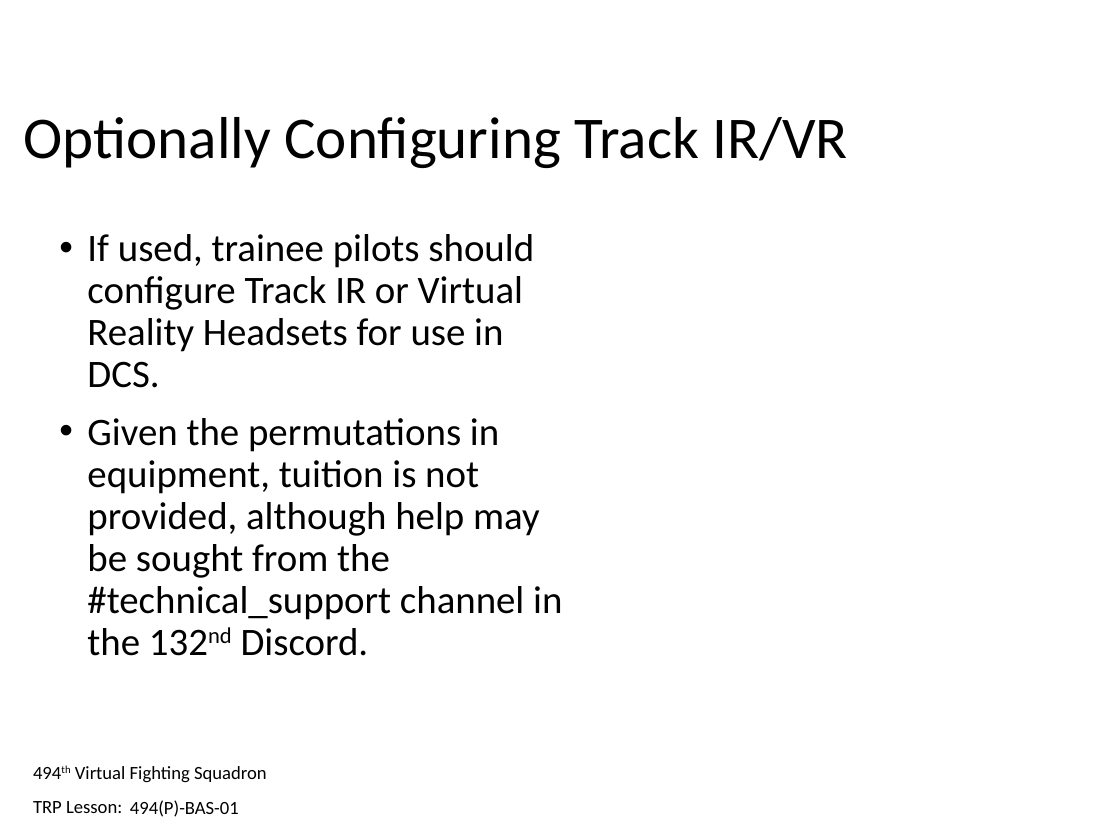
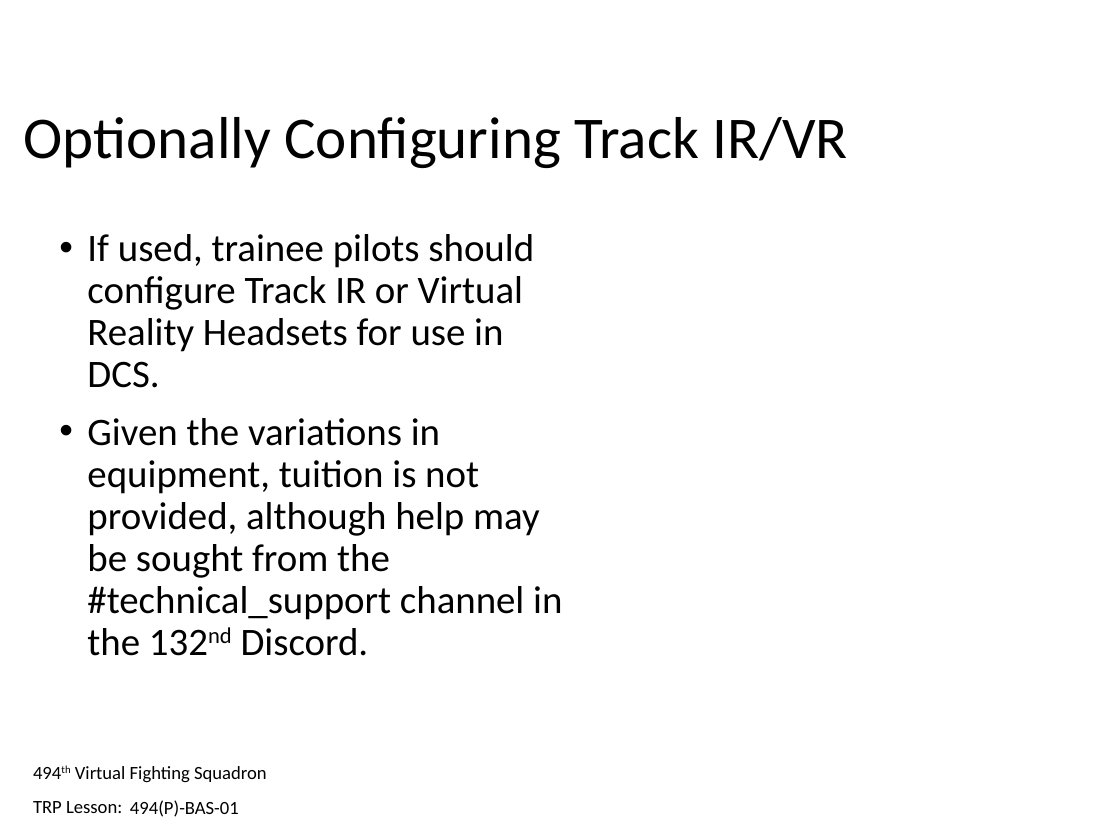
Before and after one commit to 132nd-vWing/132-TRP-494, a slide deck: slide 15 of TRP/BAS/BAS-01/494-BAS-01 - Trainee Presentation.pptx. Drawn at 1120x840 pixels with LibreOffice and Linux fonts; fonts in the diff are those of the drawing; background and template pictures are left out. Boxes give left, top, right and bottom in pixels: in the first picture for what was removed or moved away, otherwise in the second. Text is boxed around its words. In the diff, an @@ line names an element or a change of style, - is before the commit and + after.

```diff
--- a/TRP/BAS/BAS-01/494-BAS-01 - Trainee Presentation.pptx
+++ b/TRP/BAS/BAS-01/494-BAS-01 - Trainee Presentation.pptx
@@ text at <box>87,418,562,656</box>: text changed @@
-• Given the permutations in equipment, tuition is not provided, although help may be sought from the #technical_support channel in the 132nd Discord.
+• Given the variations in equipment, tuition is not provided, although help may be sought from the #technical_support channel in the 132nd Discord.
```
Also in this commit, not shown: 1 other slide changed, 7 other files.
